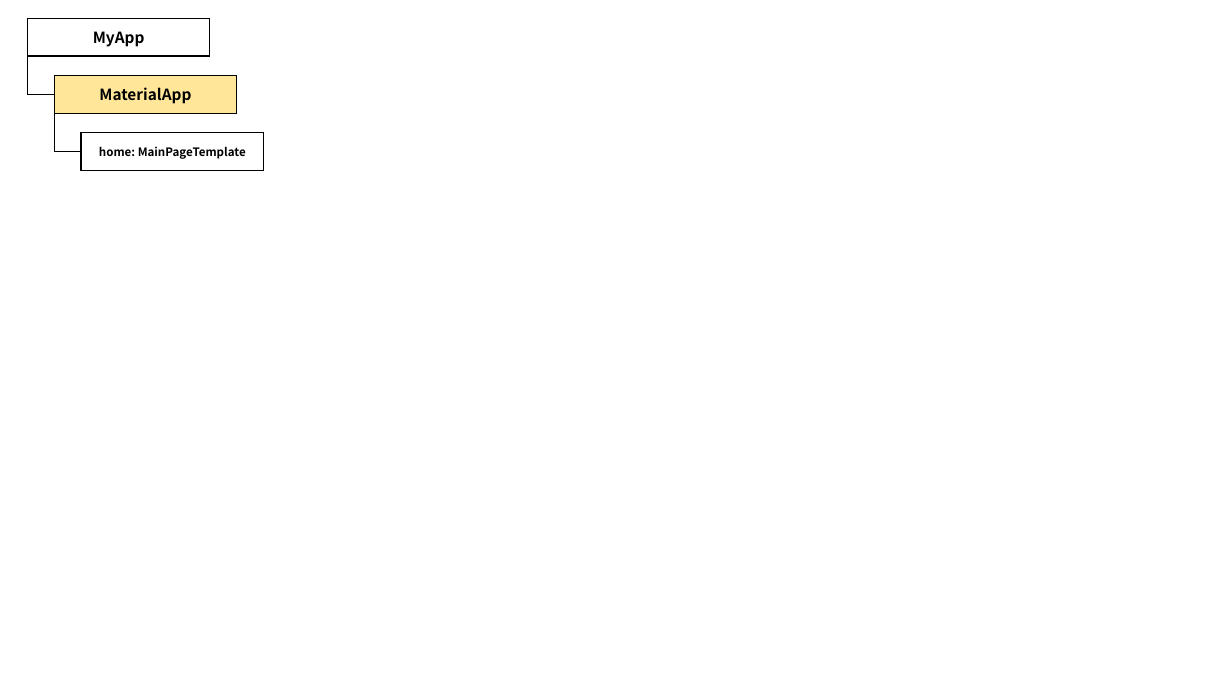
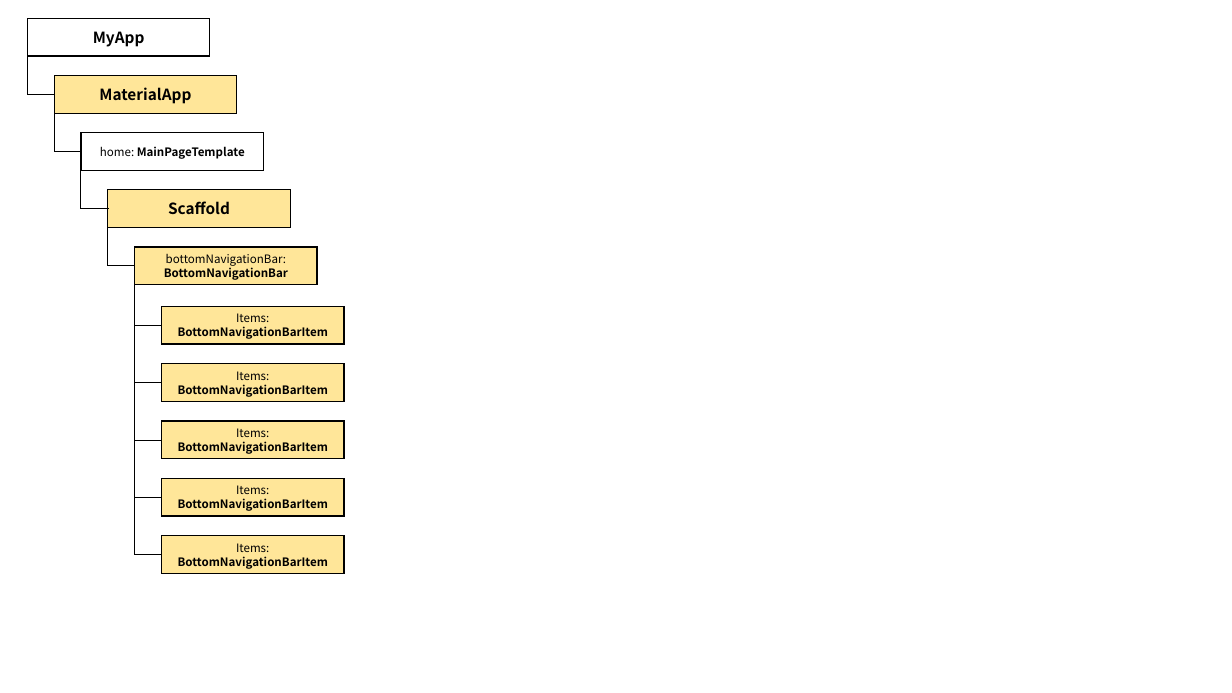
Before and after one commit to higun295/FlutterCollection, a slide deck: slide 1 of starbucks/Documents/Project_Structure.pptx. Drawn at 1232x693 pixels with LibreOffice and Linux fonts; fonts in the diff are those of the drawing. Boxes give left, top, right and bottom in pixels: in the first picture for what was removed or moved away, otherwise in the second. Text is boxed around its words. In the diff, an @@ line names an element or a change of style, - is before the commit and + after.

```diff
--- a/starbucks/Documents/Project_Structure.pptx
+++ b/starbucks/Documents/Project_Structure.pptx
@@ rectangle "home: MainPageTemplate" at bbox=[81, 133, 264, 171]: bold off in "home:" @@
@@ elbow line added from (81, 152) to (108, 209), #000000 0.5 pt @@
@@ elbow line added from (108, 209) to (135, 266), #000000 0.5 pt @@
@@ rectangle added at bbox=[108, 189, 291, 227], fill #FFE699, outline #000000 1 pt, 12 pt, text #000000, bold @@
+Scaffold
@@ elbow line added from (135, 268) to (162, 325), #000000 0.5 pt @@
@@ rectangle added at bbox=[135, 247, 318, 285], fill #FFE699, outline #000000 1 pt, 9 pt, text #000000 @@
+bottomNavigationBar: BottomNavigationBar
@@ elbow line added from (135, 325) to (162, 383), #000000 0.5 pt @@
@@ rectangle added at bbox=[162, 307, 345, 345], fill #FFE699, outline #000000 1 pt, 9 pt, text #000000, bold @@
+Items: BottomNavigationBarItem
@@ elbow line added from (135, 383) to (162, 440), #000000 0.5 pt @@
@@ rectangle added at bbox=[162, 364, 345, 402], fill #FFE699, outline #000000 1 pt, 9 pt, text #000000, bold @@
+Items: BottomNavigationBarItem
@@ elbow line added from (135, 440) to (162, 497), #000000 0.5 pt @@
@@ rectangle added at bbox=[162, 421, 345, 459], fill #FFE699, outline #000000 1 pt, 9 pt, text #000000, bold @@
+Items: BottomNavigationBarItem
@@ rectangle added at bbox=[162, 479, 345, 517], fill #FFE699, outline #000000 1 pt, 9 pt, text #000000, bold @@
+Items: BottomNavigationBarItem
@@ elbow line added from (135, 497) to (162, 555), #000000 0.5 pt @@
@@ rectangle added at bbox=[162, 536, 345, 574], fill #FFE699, outline #000000 1 pt, 9 pt, text #000000, bold @@
+Items: BottomNavigationBarItem
```
Also in this commit, not shown: 1 other file.
